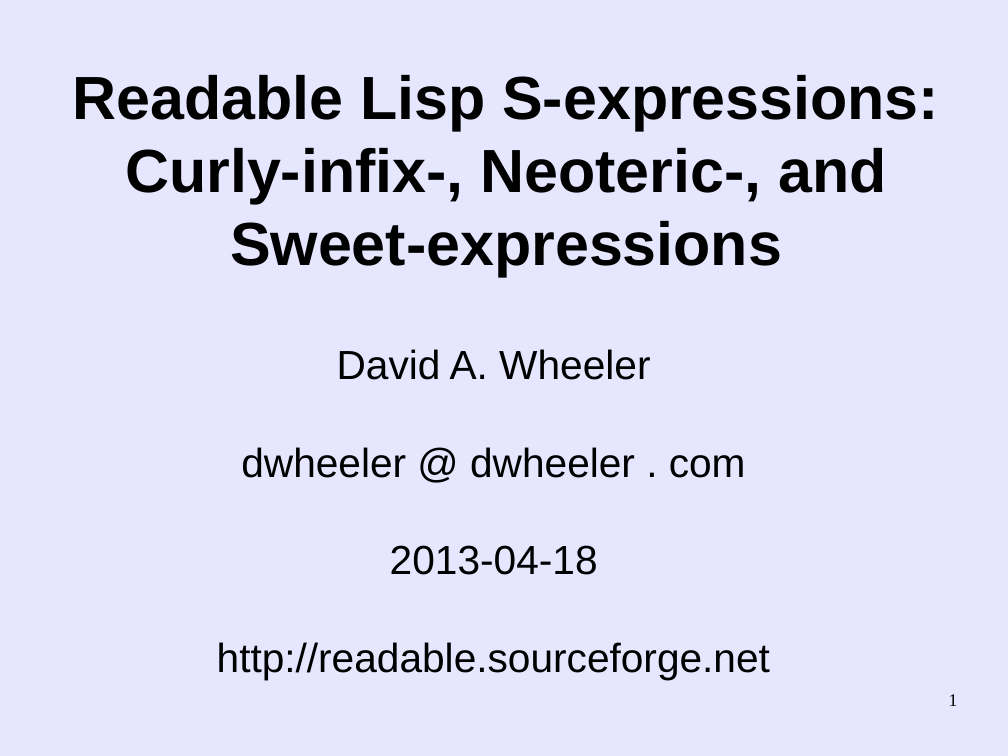
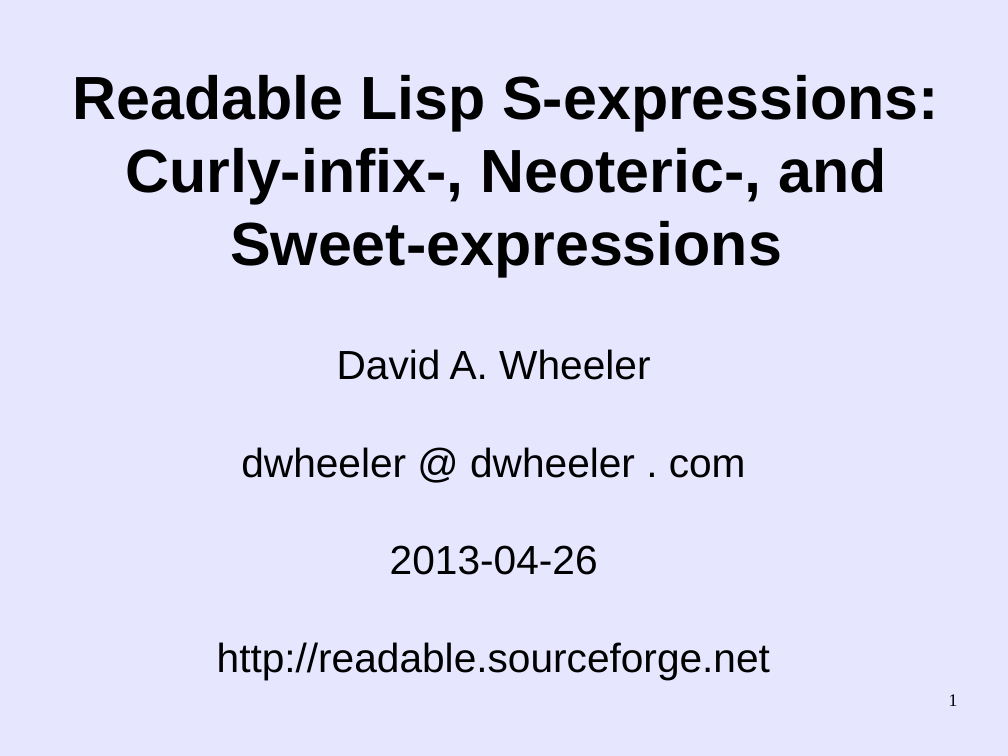
Before and after one commit to martin12333/Readable-Lisp-S-expressions, a slide deck: slide 1 of readable-s-expressions.odp. Drawn at 1008x756 pixels with LibreOffice and Linux fonts; fonts in the diff are those of the drawing. Boxes give left, top, right and bottom in pixels: in the first picture for what was removed or moved away, otherwise in the second. Text is boxed around its words. In the diff, an @@ line names an element or a change of style, - is before the commit and + after.

Commit message:
readable-s-expressions.odp: Explain why precedence isn't built in

```diff
--- a/readable-s-expressions.odp
+++ b/readable-s-expressions.odp
@@ subtitle at [390, 545, 598, 575]: text changed @@
-2013-04-18
+2013-04-26
```
Also in this commit, not shown: 3 other slides changed, 1 slide added.
